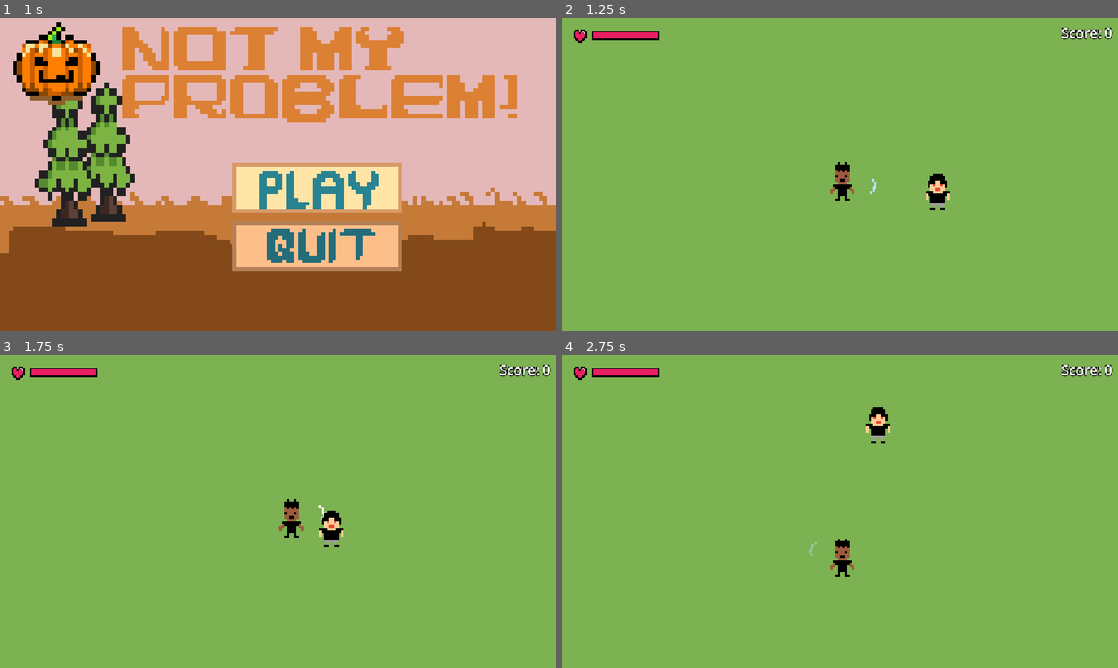
Above: before the commit, frames 1-4 (two rows, left to right).
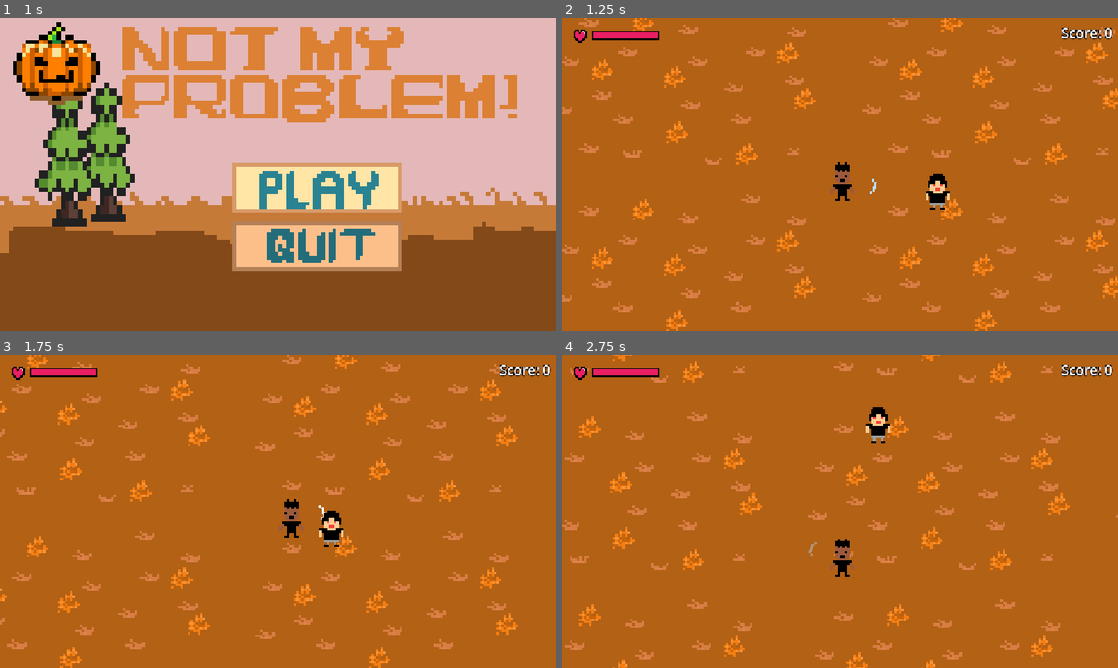
Above: after the commit, the same moments.

Repository: mcl-playz/notmyproblem
Game: Godot game, scene res://scenes/menu.tscn
Two runs of this game, one before a commit and one after it. Both use one fixed random seed, a clock stepped at 60 frames per second and the inputs below. Sound files missing from this copy of the repository are replaced by a short silence.
Inputs (mouse positions are in pixels of both pictures, inside the frame that each line leads up to):
- Up to frame 1 (1 s): click (316, 187) at 0.5 s
- Up to frame 2 (1.25 s): no input
- Up to frame 3 (1.75 s): move the mouse to (400, 495) at 1.27 s; hold D (right) from 1.28 s (still down); click (400, 495) at 1.35 s
- Up to frame 4 (2.75 s): move the mouse to (728, 527) at 2.02 s; release D (right) at 2.03 s; hold S (backward) from 2.03 s (still down); click (728, 527) at 2.1 s

Frame 1 is identical in both runs. In frame 2, 99% of the frame differs, in the area x 0-100%, y 0-100%; in frame 3, 99%; in frame 4, 99%.

Commit message:
feat: tile the gameplay backdrop across the island

Diff:
--- a/scenes/game.tscn
+++ b/scenes/game.tscn
@@ -9,6 +9,7 @@
 [ext_resource type="Script" uid="uid://djkp6eh6i2mpf" path="res://scripts/bush_spawner.gd" id="8_bush_spawner"]
 [ext_resource type="PackedScene" path="res://scenes/bush.tscn" id="9_bush"]
 [ext_resource type="Script" uid="uid://br054wla7c40k" path="res://scripts/arena.gd" id="10_arena"]
+[ext_resource type="Texture2D" uid="uid://b26fyaegp3va8" path="res://assets/gameplay backdrop.png" id="11_ground"]
 
 [node name="Game" type="Node2D" unique_id=646669901]
 script = ExtResource("6_game")
@@ -19,7 +20,9 @@
 size = Vector2(600, 600)
 
 [node name="Ground" type="Polygon2D" parent="Arena" unique_id=938475610]
-color = Color(0.49, 0.7, 0.32, 1)
+texture_repeat = 2
+texture = ExtResource("11_ground")
+texture_scale = Vector2(15, 15)
 polygon = PackedVector2Array(-300, -300, 300, -300, 300, 300, -300, 300)
 
 [node name="Shore" type="Line2D" parent="Arena" unique_id=1203948576]
Binary file added: assets/gameplay backdrop.png
Not shown, added: assets/gameplay backdrop.png.import
